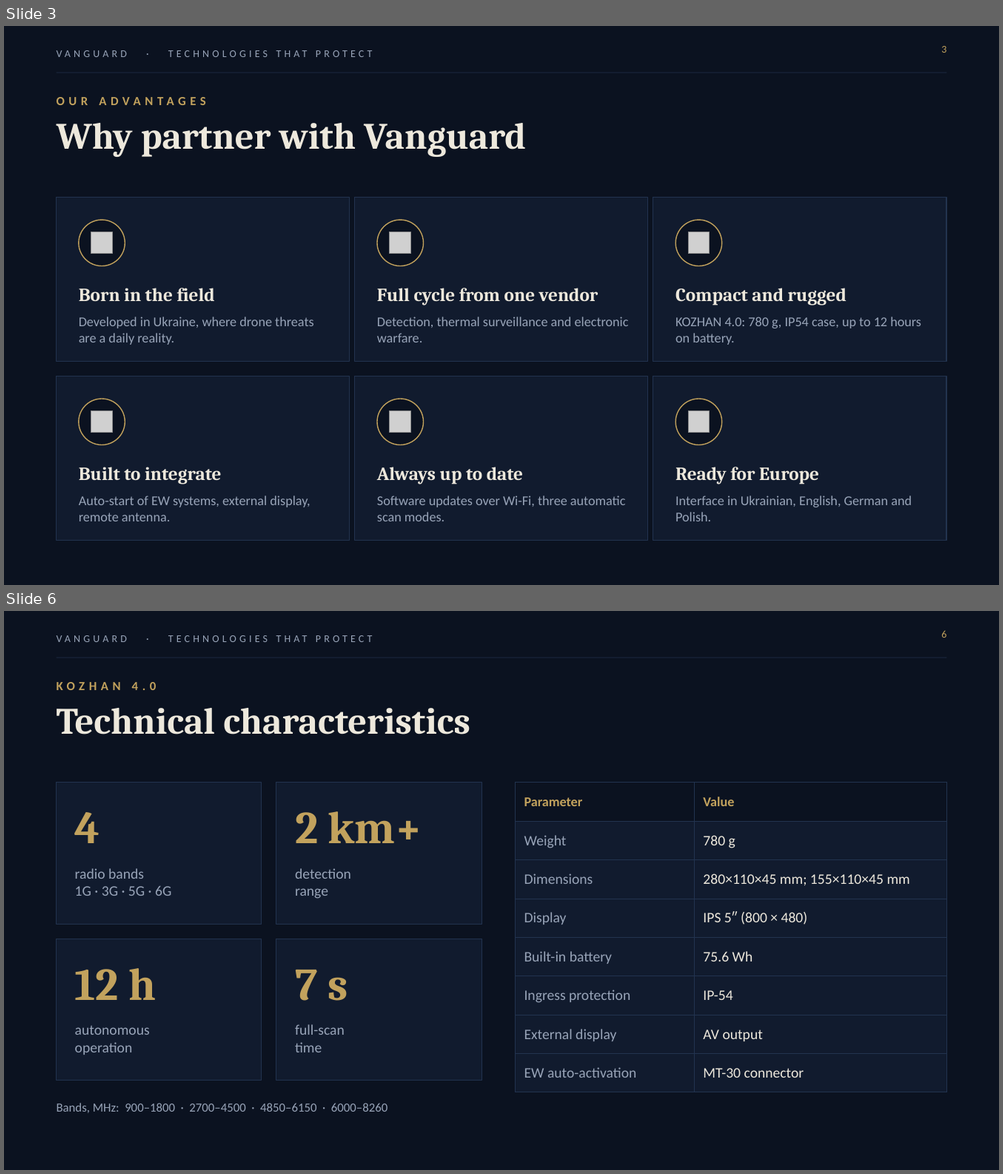
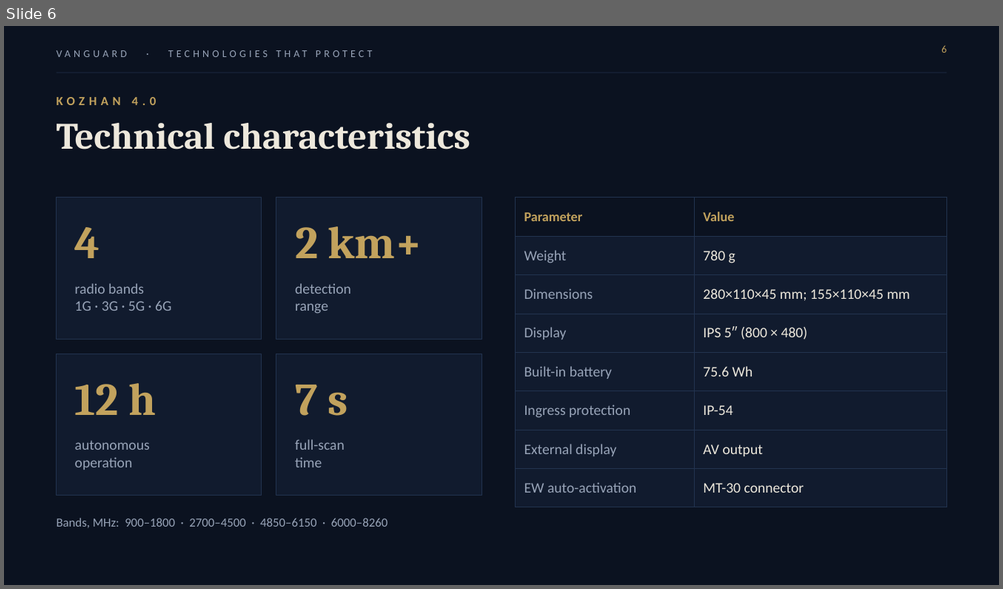
Before and after one commit to Orangepranik/presentation-vanguard, a slide deck: Vanguard_Investor_Presentation_Norway.pptx. Shown one above the other, each under a label of ours: slides 3 and 6 before the commit, slide 6 after it; the slides between them are not shown. The pictures are 1003x1174 and 1003x589 pixels, drawn with LibreOffice and Linux fonts; fonts in the diff are those of the drawing; grey boxes stand for pictures; background and template pictures are left out. Boxes give left, top, right and bottom in pixels: in the first picture for what was removed or moved away, otherwise in the second. Text is boxed around its words. In the diff, an @@ line names an element or a change of style, - is before the commit and + after.

```diff
--- a/Vanguard_Investor_Presentation_Norway.pptx
+++ b/Vanguard_Investor_Presentation_Norway.pptx
@@ slide 3 removed at (4, 26, 999, 585), background #0B1220; not listed: 2 template elements that a slide beside it also shows @@
@@ page number removed at (941, 46, 946, 53) @@
-3
@@ text removed at (57, 90, 728, 112) @@
-OUR ADVANTAGES
@@ text removed at (57, 123, 526, 157) @@
-Why partner with Vanguard
@@ rectangle removed at (57, 198, 350, 362) @@
@@ rectangle removed at (355, 198, 648, 362) @@
@@ rectangle removed at (653, 198, 946, 362) @@
@@ ellipse removed at (79, 220, 125, 266) @@
@@ ellipse removed at (377, 220, 424, 266) @@
@@ ellipse removed at (675, 220, 722, 266) @@
@@ picture removed at (91, 232, 113, 255) @@
@@ picture removed at (390, 232, 412, 255) @@
@@ picture removed at (688, 232, 710, 255) @@
@@ text removed at (79, 288, 215, 301) @@
-Born in the field
@@ text removed at (377, 288, 598, 306) @@
-Full cycle from one vendor
@@ text removed at (675, 288, 846, 306) @@
-Compact and rugged
@@ text removed at (79, 317, 313, 345) @@
-Developed in Ukraine, where drone threats are a daily reality.
@@ text removed at (377, 317, 629, 343) @@
-Detection, thermal surveillance and electronic warfare.
@@ text removed at (675, 317, 921, 345) @@
-KOZHAN 4.0: 780 g, IP54 case, up to 12 hours on battery.
@@ rectangle removed at (57, 377, 350, 541) @@
@@ rectangle removed at (355, 377, 648, 541) @@
@@ rectangle removed at (653, 377, 946, 541) @@
@@ ellipse removed at (79, 399, 125, 446) @@
@@ ellipse removed at (377, 399, 424, 446) @@
@@ ellipse removed at (675, 399, 722, 446) @@
@@ picture removed at (91, 412, 113, 434) @@
@@ picture removed at (390, 412, 412, 434) @@
@@ picture removed at (688, 412, 710, 434) @@
@@ text removed at (79, 467, 222, 485) @@
-Built to integrate
@@ text removed at (377, 467, 523, 485) @@
-Always up to date
@@ text removed at (675, 467, 819, 485) @@
-Ready for Europe
@@ text removed at (79, 496, 310, 522) @@
-Auto-start of EW systems, external display, remote antenna.
@@ text removed at (377, 496, 626, 522) @@
-Software updates over Wi-Fi, three automatic scan modes.
@@ text removed at (675, 496, 911, 522) @@
-Interface in Ukrainian, English, German and Polish.
```
Also in this commit, not shown: 4 slides changed, 5 slides added, 4 other slides removed, 1 other file.
